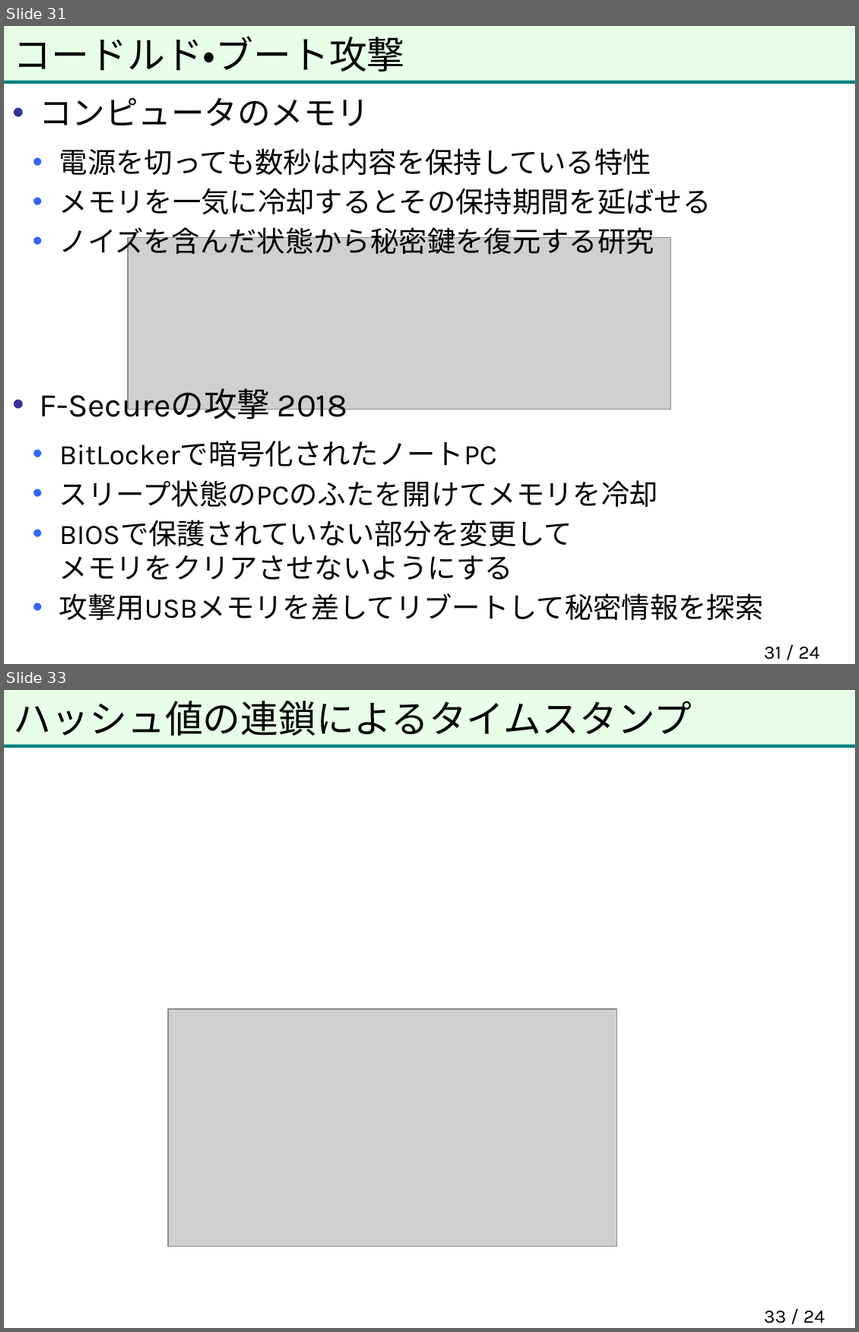
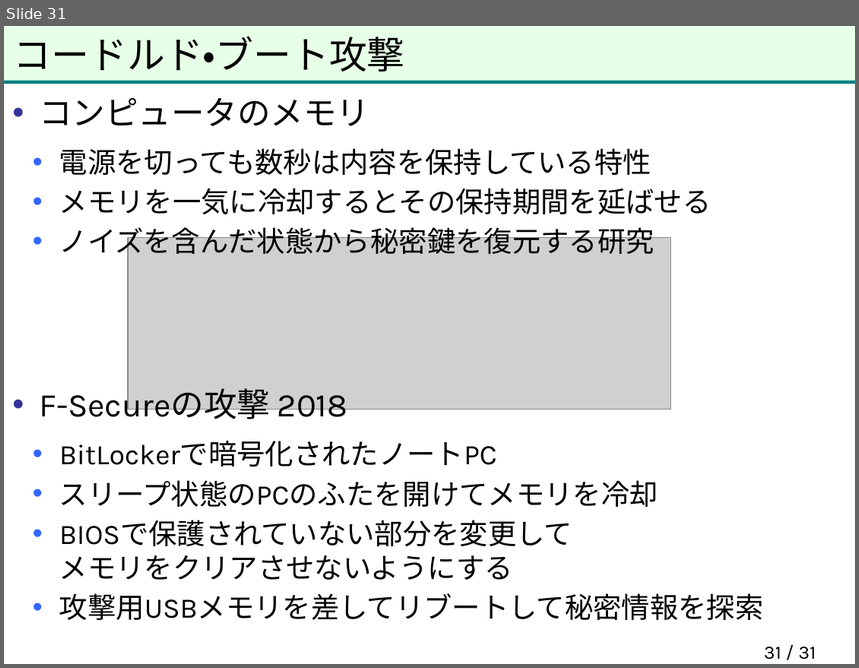
Before and after one commit to herumi/anninbon, a slide deck: lec/anninbon7.pptx. Shown one above the other, each under a label of ours: slides 31 and 33 before the commit, slide 31 after it; the slides between them are not shown. The pictures are 859x1332 and 859x668 pixels, drawn with LibreOffice and Linux fonts; fonts in the diff are those of the drawing; grey boxes stand for pictures; background and template pictures are left out. Boxes give left, top, right and bottom in pixels: in the first picture for what was removed or moved away, otherwise in the second. Text is boxed around its words. In the diff, an @@ line names an element or a change of style, - is before the commit and + after.

```diff
--- a/lec/anninbon7.pptx
+++ b/lec/anninbon7.pptx
@@ slide 33 removed at <box>4,690,855,1328</box>, background picture (left out); not listed: 2 template elements that a slide beside it also shows @@
@@ title removed at <box>14,701,692,736</box> @@
-ハッシュ値の連鎖によるタイムスタンプ
@@ picture removed at <box>168,1009,618,1246</box> @@
@@ page number removed at <box>764,1311,825,1324</box> @@
-33 / 24
@@ page number at <box>764,647,816,660</box>: text changed @@
-31 / 24
+31 / 31
```
Also in this commit, not shown: 1 slide changed, 16 other slides removed, 1 other file.
